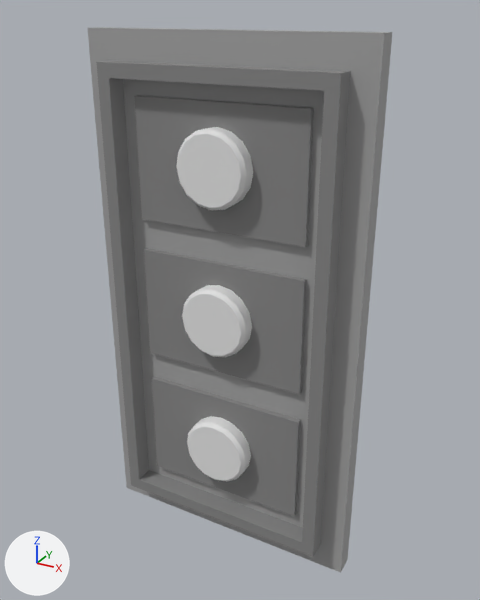
One commit to the FBX model Assets/Project/Environement/HQ Shooting Range/Meshes/Tumblr.fbx: the scene before it, then after it.
Camera for both pictures: a 50 mm camera at (0.0961, -0.1697, 0.0893) aimed at (0.0038, -0.0019, 0.0054). Arrows for +X, +Y and +Z are at lower left; the lights stay in place. Where no turn or scale is listed for an object, it has been applied to the vertices.

The older version as bpy lines, for what is in view:
```python
mat_painted_metal_black = principled_material('Painted Metal Black ')
mat_painted_metal_black.base_color = (0.371, 0.371, 0.371)  # grey #a4a4a4
mat_painted_metal_black.roughness = 0.69
mat_steel = principled_material('Steel')
mat_steel.base_color = (0.241, 0.241, 0.241)  # grey #878787
mat_steel.roughness = 0.69
me_cube_047 = bpy.data.meshes.new('Cube.047')
me_cube_047.from_pydata(...)  # 195 vertices, 176 faces; spans x -0.045..0.045, y -0.013..0.0, z -0.084..0.084
# faces by material slot: [5, 27, 144]
me_cube_047.materials.append(mat_painted_metal_black)  # grey #a4a4a4
me_cube_047.materials.append(mat_steel)  # grey #878787
me_cube_047.materials.append(mat_chrome)  # white #e7e7e7
ob_tumblr = bpy.data.objects.new('Tumblr', me_cube_047)
ob_tumblr.location = (0.0, 0.0, 0.0)
```
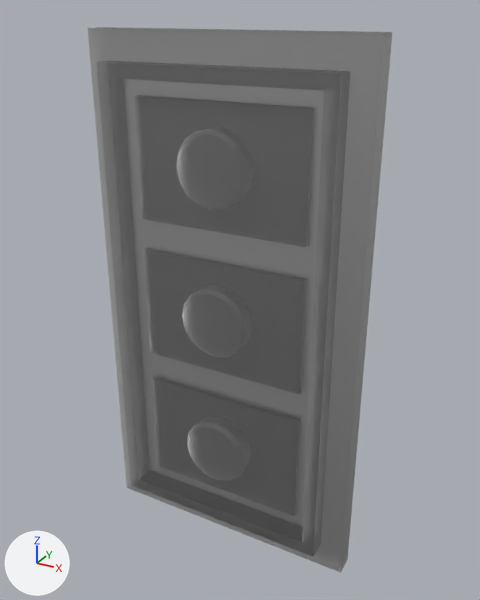
The change in detail:
In material 'Painted Metal Black ' (mat_painted_metal_black), transmission_weight is now set to 1.0.
In material 'Steel' (mat_steel), transmission_weight is now set to 1.0.
me_cube_047 has 195 vertices, 176 faces and spans x -0.045..0.045, y -0.013..0.0, z -0.084..0.084.
me_cube_047 is used by ob_tumblr; location (0.0, 0.0, 0.0).
me_cube_047 part 1: the loose piece of 49 vertices spanning x -0.011..0.011, y -0.013..-0.007, z -0.059..-0.036 is deleted.
me_cube_047 part 2: the loose piece of 49 vertices spanning x -0.011..0.011, y -0.013..-0.007, z -0.011..0.012 is deleted.
me_cube_047 part 3: the loose piece of 49 vertices spanning x -0.011..0.011, y -0.013..-0.007, z 0.036..0.059 is deleted.
me_cube_047 no longer uses material mat_chrome (white #e7e7e7).

Changed parts and their boxes [x1, y1, x2, y2] in the pictures (480 x 600 px):
'Tumblr', surface changed: [95, 27, 391, 573] in both
'Object001', now drawn: after [176, 127, 253, 210]
'Object002', now drawn: after [182, 285, 252, 358]
'Object003', now drawn: after [187, 416, 251, 482]
part 1 of me_cube_047, deleted: before [187, 416, 251, 482]
part 2 of me_cube_047, deleted: before [182, 285, 252, 358]
part 3 of me_cube_047, deleted: before [176, 127, 253, 210]
